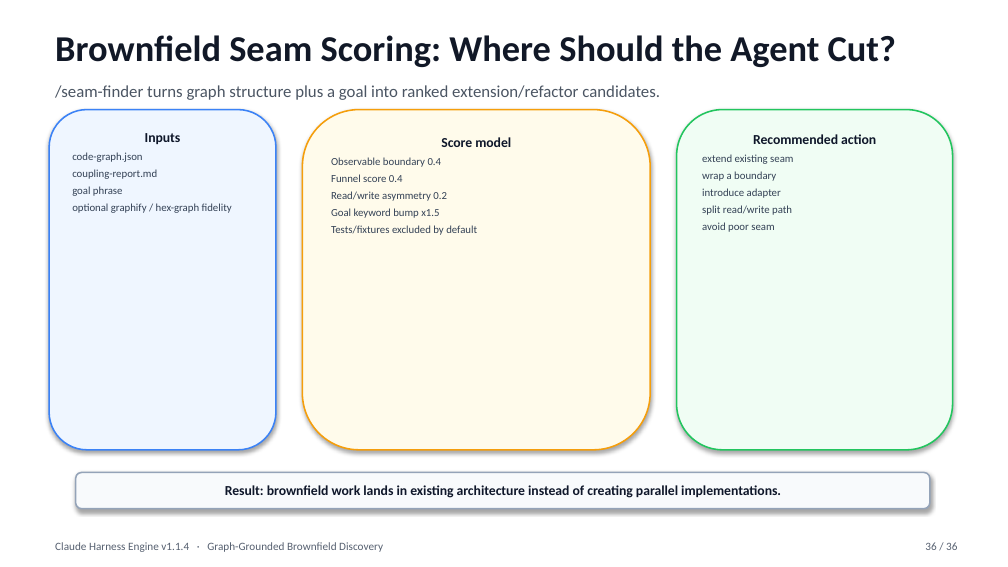
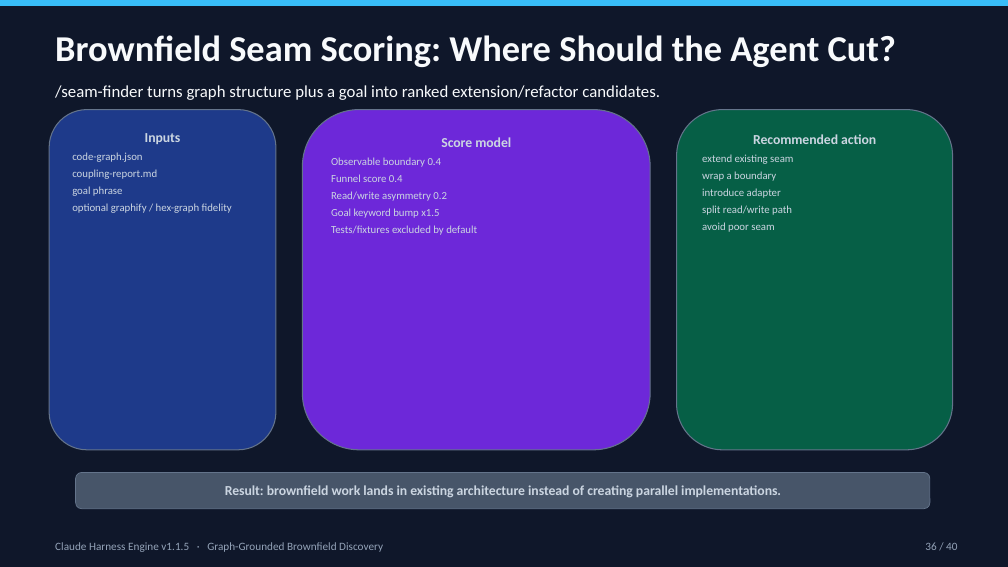
Before and after one commit to cwijayasundara/claude_harness_eng_v6, a slide deck: slide 36 of Claude_Harness_Engine_Design.pptx. Drawn at 1008x567 pixels with LibreOffice and Linux fonts; fonts in the diff are those of the drawing. Boxes give left, top, right and bottom in pixels: in the first picture for what was removed or moved away, otherwise in the second. Text is boxed around its words. In the diff, an @@ line names an element or a change of style, - is before the commit and + after.

```diff
--- a/Claude_Harness_Engine_Design.pptx
+++ b/Claude_Harness_Engine_Design.pptx
@@ rectangle added at (0, 0, 1008, 566), fill #0F172A @@
@@ rectangle added at (0, 0, 1008, 6), fill #38BDF8 @@
@@ text "Brownfield Seam Scoring: Where Should ..." at (55, 35, 896, 67): text colour #111827 to #F8FAFC @@
@@ text "/seam-finder turns graph structure plus ..." at (55, 85, 660, 100): text colour #4B5563 to #F8FAFC @@
@@ rounded rectangle "Inputs" at (49, 110, 276, 451): text colour #0F172A to #CBD5E1 in "Inputs"; text colour #334155 to #CBD5E1; fill #EFF6FF to #1E3A8A; outline #3B82F6 1.1 pt to #64748B 0.75 pt; shadow off @@
@@ rounded rectangle "Score model" at (302, 110, 650, 451): text colour #0F172A to #CBD5E1 in "Score model"; text colour #334155 to #CBD5E1; fill #FFFBEB to #6D28D9; outline #F59E0B 1.1 pt to #64748B 0.75 pt; shadow off @@
@@ rounded rectangle "Recommended action" at (676, 110, 953, 451): text colour #0F172A to #CBD5E1 in "Recommended action"; text colour #334155 to #CBD5E1 in "extend existing seam", "wrap a boundary", "introduce adapter", "split read/write path" and 1 more places; fill #F0FDF4 to #065F46; outline #22C55E 1.1 pt to #64748B 0.75 pt; shadow off @@
@@ rounded rectangle "Result: brownfield work lands in ..." at (76, 473, 929, 509): text colour #0F172A to #CBD5E1; fill #F8FAFC to #475569; outline #94A3B8 1.1 pt to #64748B 0.5 pt; shadow off @@
@@ text at (55, 542, 383, 552): text changed; text colour #566070 to #94A3B8 @@
-Claude Harness Engine v1.1.4 · Graph-Grounded Brownfield Discovery
+Claude Harness Engine v1.1.5 · Graph-Grounded Brownfield Discovery
@@ text at (925, 542, 957, 550): text changed; text colour #566070 to #94A3B8 @@
-36 / 36
+36 / 40
```
Also in this commit, not shown: 35 other slides changed, 4 slides added, 4 other files.
